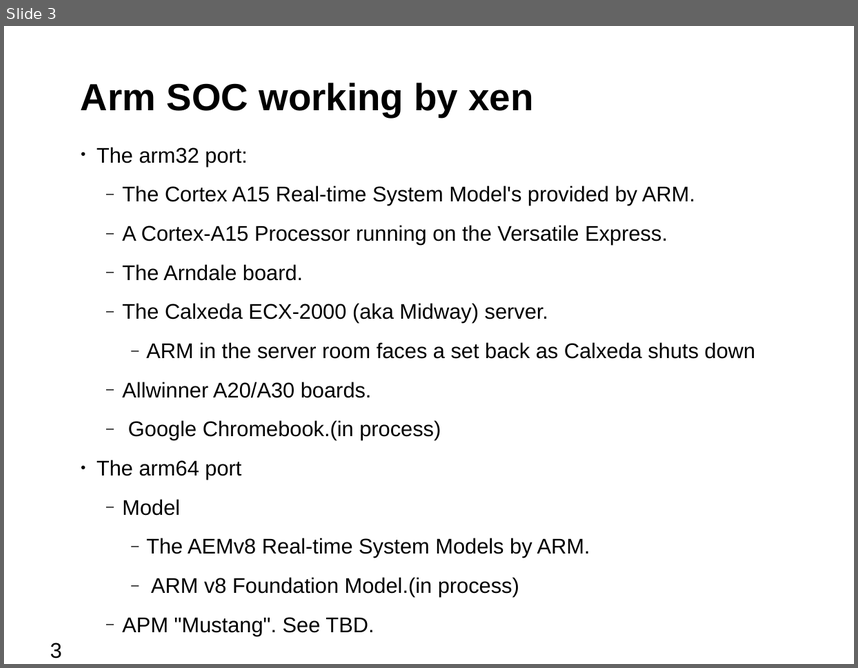
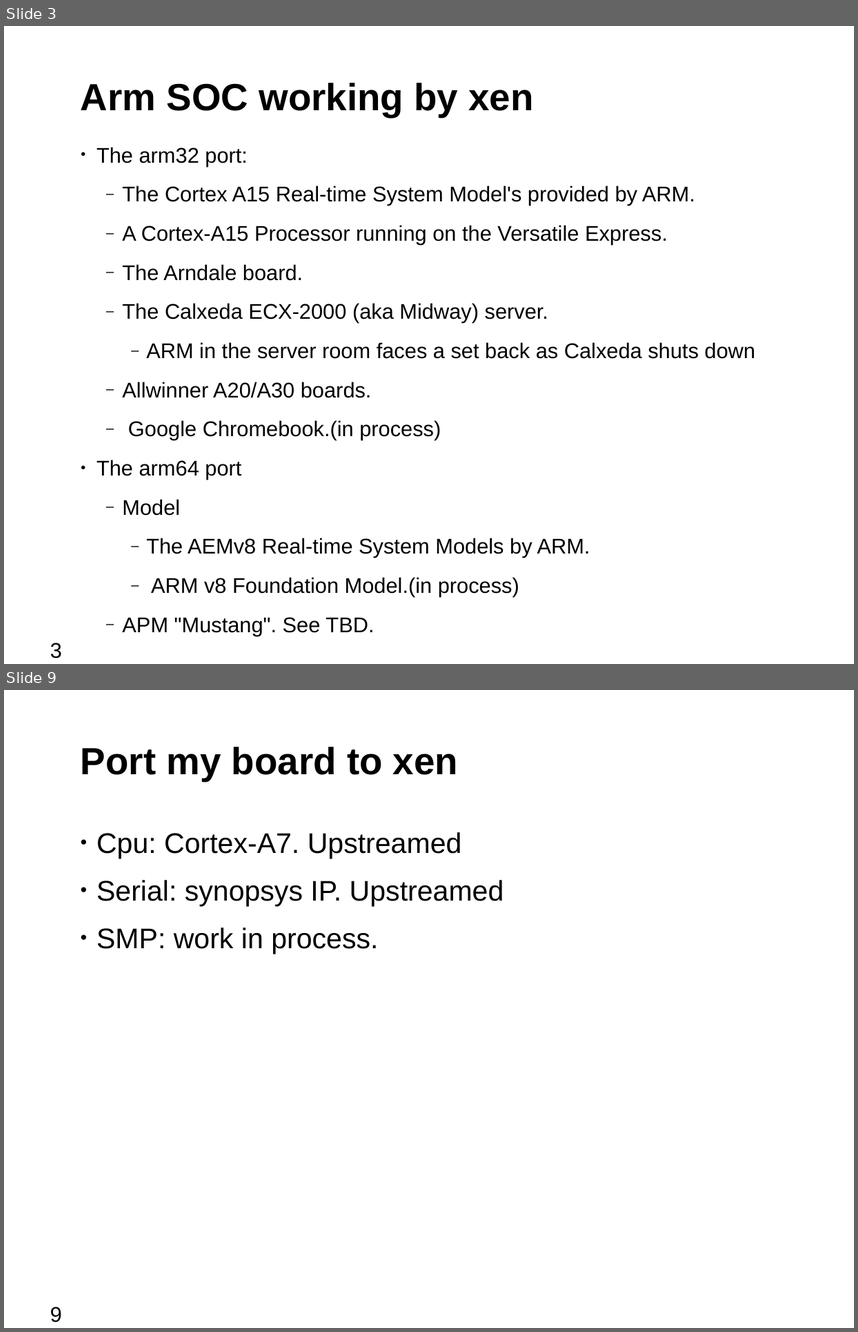
Before and after one commit to bjzhang/open_log, a slide deck: novell/community/ouros/xen_on_cubietruck.odp. Shown one above the other, each under a label of ours: slide 3 before the commit, slides 3 and 9 after it; the slides between them are not shown. The pictures are 858x668 and 858x1332 pixels, drawn with LibreOffice and Linux fonts; fonts in the diff are those of the drawing; background and template pictures are left out. Boxes give left, top, right and bottom in pixels: in the first picture for what was removed or moved away, otherwise in the second. Text is boxed around its words. In the diff, an @@ line names an element or a change of style, - is before the commit and + after.

```diff
--- a/novell/community/ouros/xen_on_cubietruck.odp
+++ b/novell/community/ouros/xen_on_cubietruck.odp
@@ slide 9 added at (4,690,854,1328), background #FFFFFF @@
@@ title added at (81,747,458,781), 32 pt, text #000000, bold @@
+Port my board to xen
@@ text added at (96,832,504,954), 24 pt, text #000000 @@
+• Cpu: Cortex-A7. Upstreamed
+• Serial: synopsys IP. Upstreamed
+• SMP: work in process.
@@ page number added at (50,1306,62,1322), 18 pt, text #000000 @@
+9
```
Also in this commit, not shown: 2 slides changed, 9 other slides added, 1 slide removed, 2 other files.
